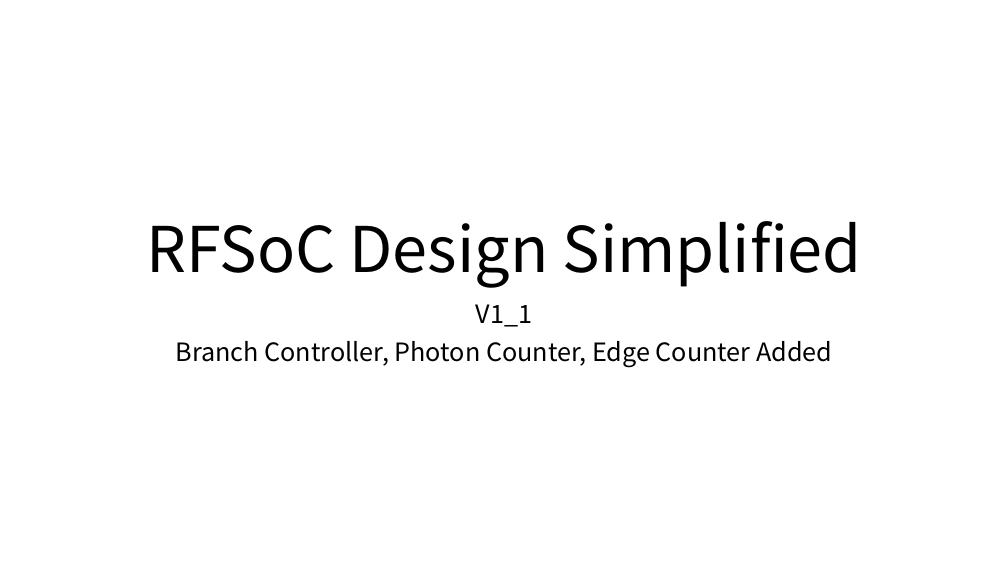
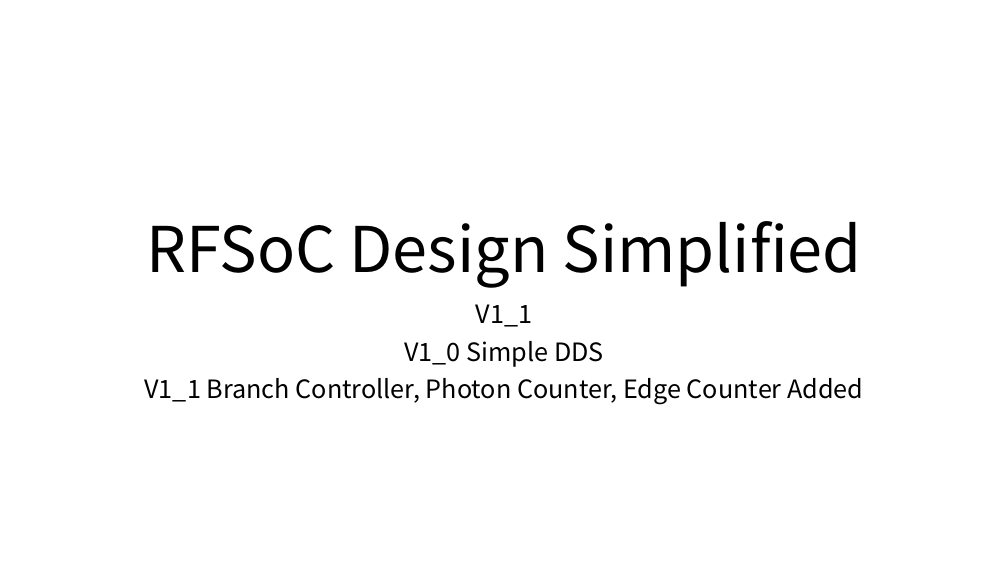
Before and after one commit to snu-quiqcl/RFSoC, a slide deck: slide 1 of Documents/RFSoC_Design_V1_1.pptx. Drawn at 1008x567 pixels with LibreOffice and Linux fonts; fonts in the diff are those of the drawing. Boxes give left, top, right and bottom in pixels: in the first picture for what was removed or moved away, otherwise in the second. Text is boxed around its words. In the diff, an @@ line names an element or a change of style, - is before the commit and + after.

```diff
--- a/Documents/RFSoC_Design_V1_1.pptx
+++ b/Documents/RFSoC_Design_V1_1.pptx
@@ subtitle at [144, 341, 863, 405]: text changed @@
-Branch Controller, Photon Counter, Edge Counter Added
+V1_0 Simple DDS
+V1_1 Branch Controller, Photon Counter, Edge Counter Added
```
Also in this commit, not shown: 3 other slides changed, 3 slides added, 1 slide removed, 11 other files.
